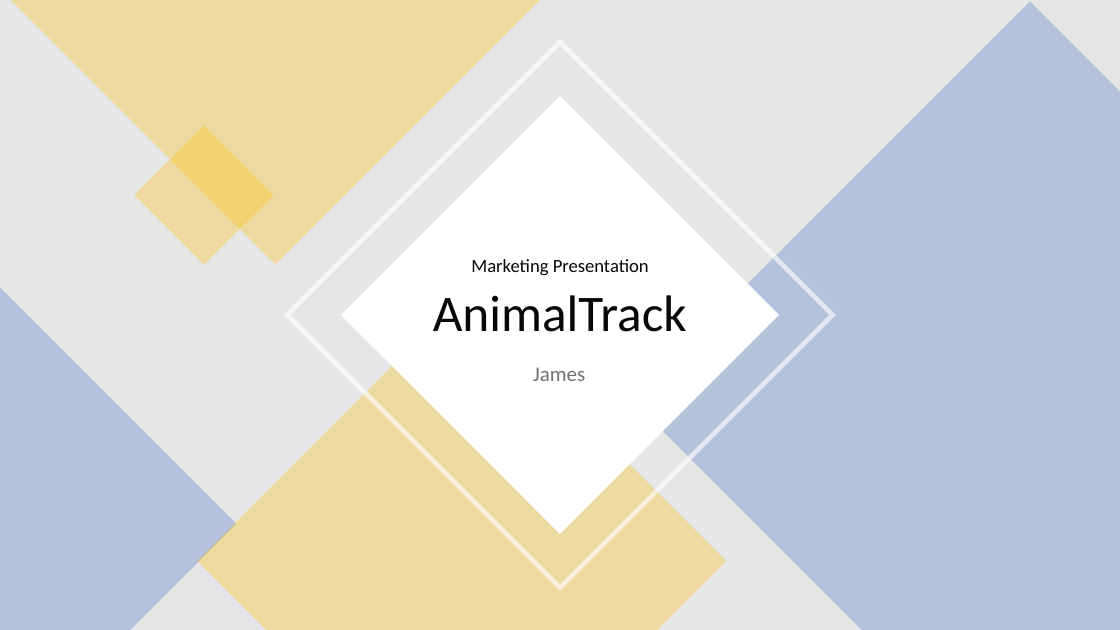
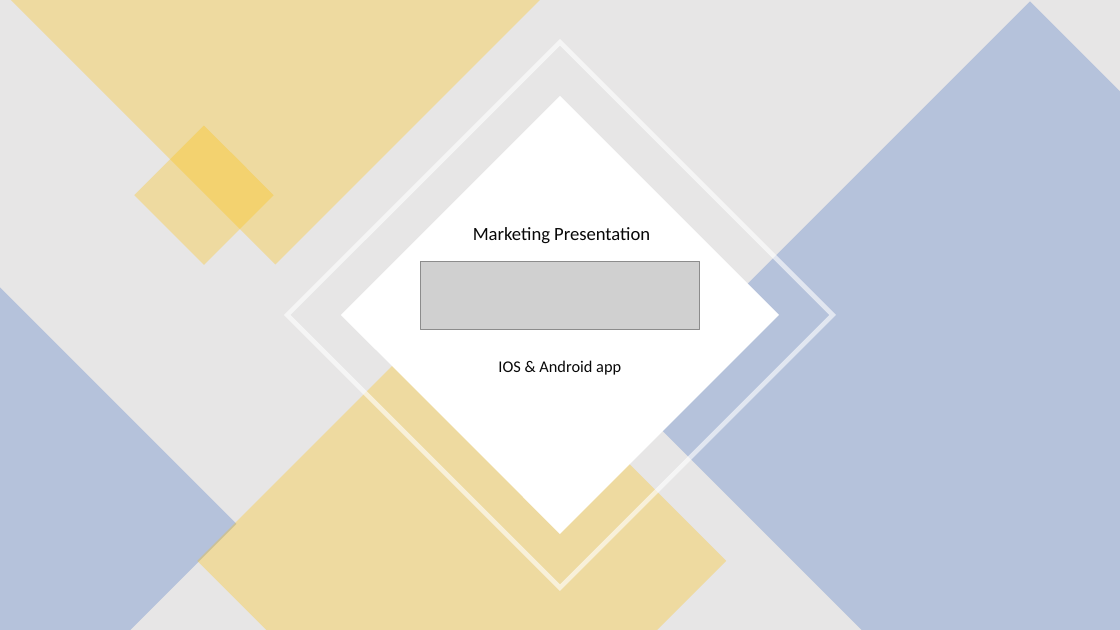
Before and after one commit to animaltrackapp/AnimalTrack, a slide deck: slide 1 of Document Files/Marketing PPT.pptx. Drawn at 1120x630 pixels with LibreOffice and Linux fonts; fonts in the diff are those of the drawing; grey boxes stand for pictures. Boxes give left, top, right and bottom in pixels: in the first picture for what was removed or moved away, otherwise in the second. Text is boxed around its words. In the diff, an @@ line names an element or a change of style, - is before the commit and + after.

Commit message:
Update Marketing PPT

```diff
--- a/Document Files/Marketing PPT.pptx
+++ b/Document Files/Marketing PPT.pptx
@@ text "Marketing Presentation" moved from (x1=471, y1=259, x2=649, y2=275) to (x1=473, y1=227, x2=650, y2=244) @@
@@ picture added at (x1=420, y1=261, x2=700, y2=329) @@
@@ title at (x1=498, y1=360, x2=621, y2=375): text changed; size 44 to 14 pt @@
-AnimalTrack
+IOS & Android app
@@ text removed at (x1=533, y1=367, x2=585, y2=381) @@
-James
```
Also in this commit, not shown: 5 other slides changed, 4 slides added, 2 other files.
